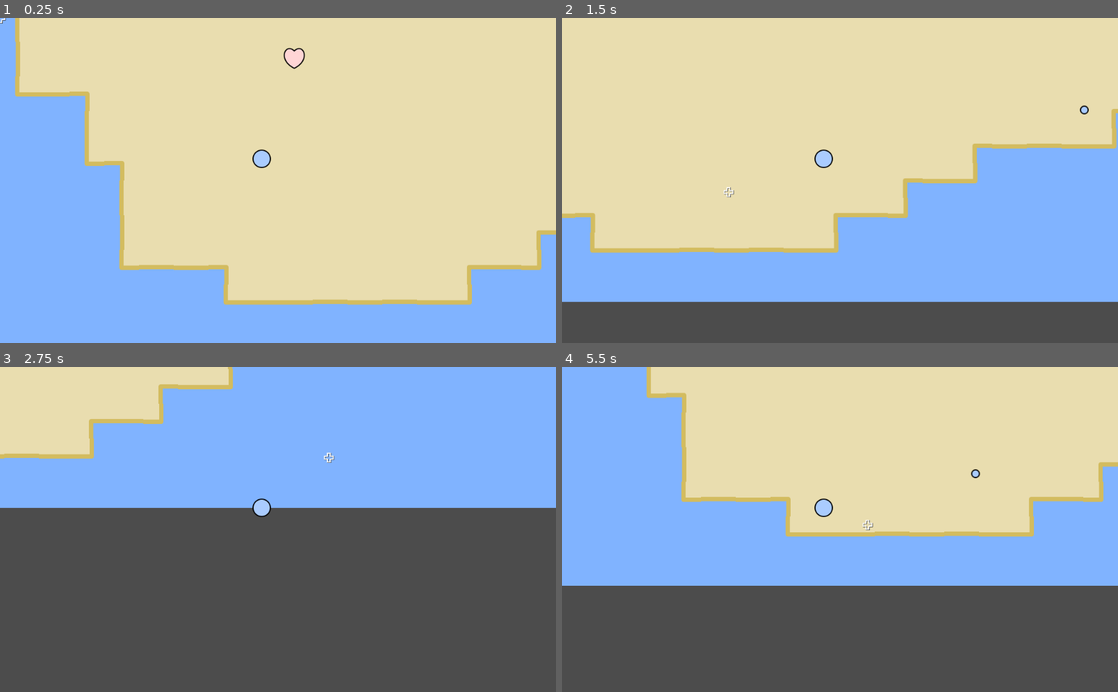
Above: before the commit, frames 1-4 (two rows, left to right).
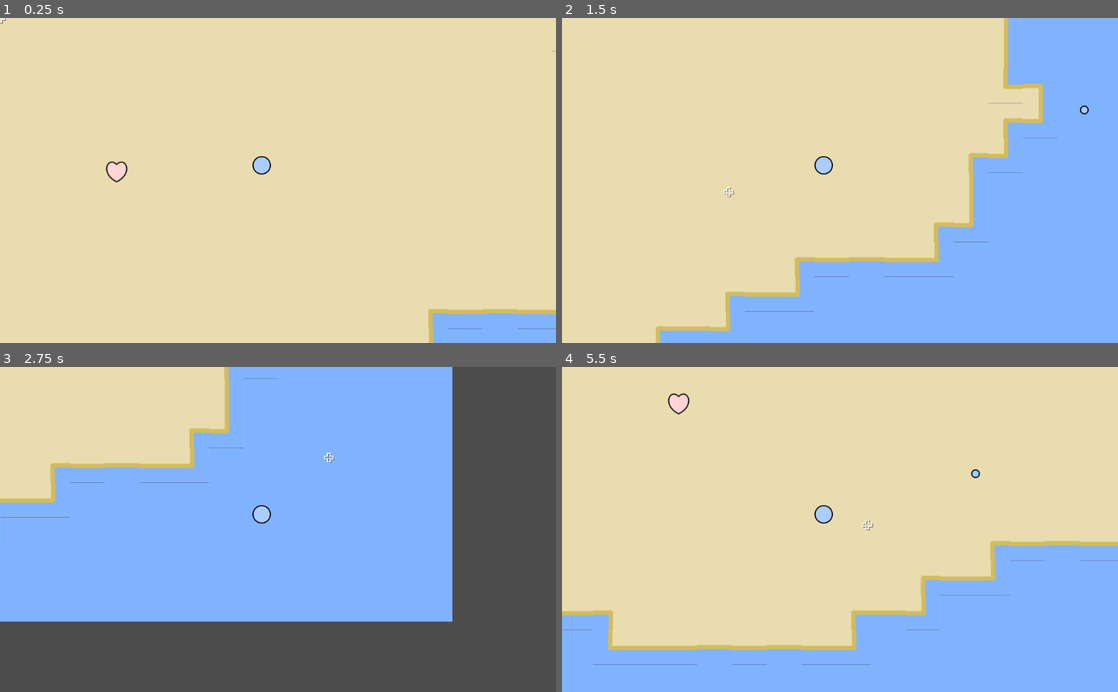
Above: after the commit, the same moments.

Repository: tangentstorm/silly-game
Game: Godot game, scene res://MainScene.tscn
Two runs of this game, one before a commit and one after it. Both use one fixed random seed, a clock stepped at 60 frames per second and the inputs below.
Inputs (mouse positions are in pixels of both pictures, inside the frame that each line leads up to):
- Up to frame 1 (0.25 s): no input
- Up to frame 2 (1.5 s): tap Enter at 0.5 s; move the mouse to (962, 164) at 0.52 s; hold D 0.53-1.28 s; click (962, 164) at 0.67 s; move the mouse to (728, 196) at 1.27 s; hold S from 1.28 s (still down)
- Up to frame 3 (2.75 s): move the mouse to (333, 458) at 2.02 s; release S at 2.03 s; hold D from 2.03 s (still down)
- Up to frame 4 (5.5 s): move the mouse to (812, 594) at 2.77 s; release D at 2.78 s; hold W 2.78-3.53 s; click (812, 594) at 2.92 s; move the mouse to (1006, 578) at 3.52 s; hold A 3.53-5.03 s; move the mouse to (673, 480) at 4.27 s; move the mouse to (867, 529) at 5.02 s; hold S from 5.03 s (still down); click (867, 529) at 5.17 s

The runs differ from the first frame. In frame 1, 30% of the frame differs, in the area x 0-100%, y 0-100%; in frame 2, 33%; in frame 3, 43%; in frame 4, 61%.

Commit message:
correct hero offset

Diff:
--- a/MainScene.tscn
+++ b/MainScene.tscn
@@ -426,9 +426,8 @@
 script = ExtResource( 3 )
 
 [node name="hero" type="Sprite" parent="."]
-position = Vector2( 523, 516 )
-texture = ExtResource( 2 )
-offset = Vector2( 0, -12 )
+position = Vector2( 850.093, 306.48 )
+texture = ExtResource( 2 )
 vframes = 10
 hframes = 10
 script = ExtResource( 4 )
